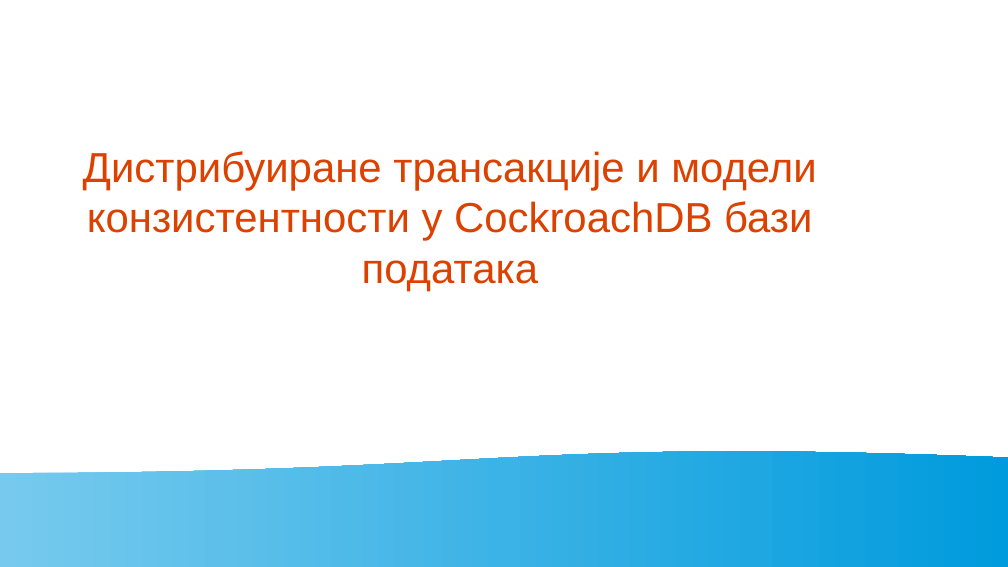
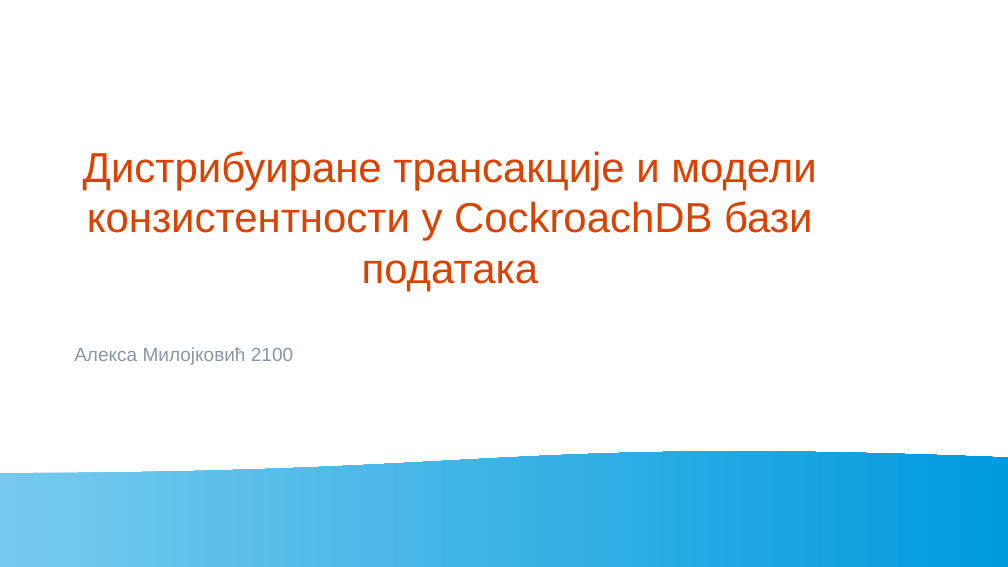
Before and after one commit to AleksaMilojkovic17252/db-seminar-2, a slide deck: slide 1 of seminar.odp. Drawn at 1008x567 pixels with LibreOffice and Linux fonts; fonts in the diff are those of the drawing. Boxes give left, top, right and bottom in pixels: in the first picture for what was removed or moved away, otherwise in the second. Text is boxed around its words. In the diff, an @@ line names an element or a change of style, - is before the commit and + after.

```diff
--- a/seminar.odp
+++ b/seminar.odp
@@ text added at (74,347,293,365), 15 pt, text #8A97A3 @@
+Алекса Милојковић 2100
```
Also in this commit, not shown: 1 other slide changed, 18 slides added, 6 slides removed, 1 other file.
